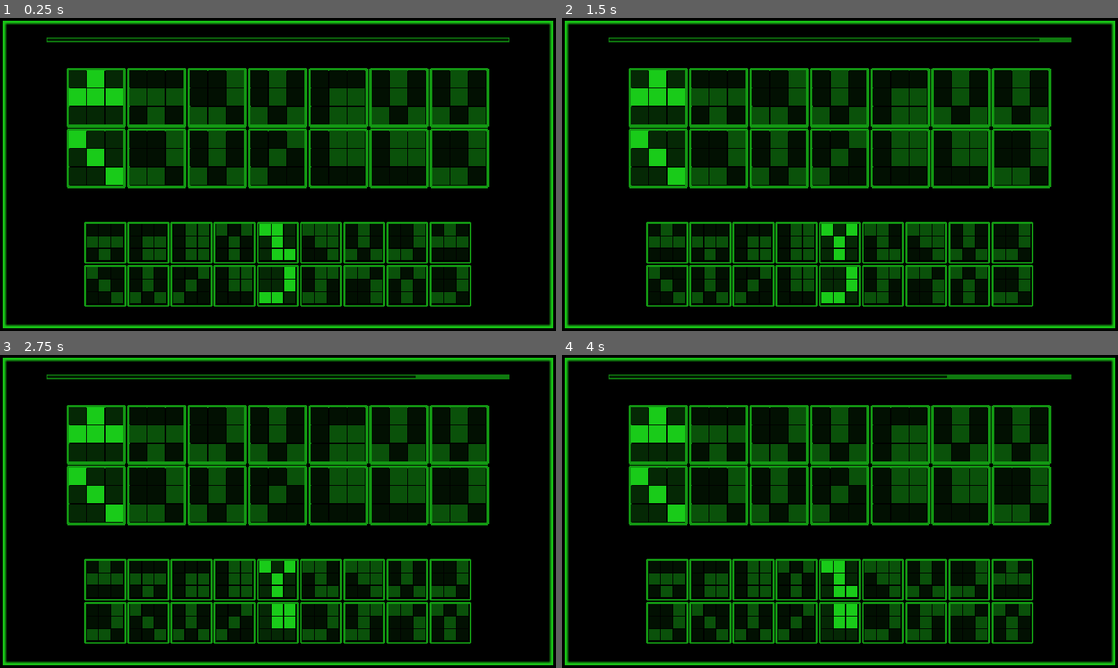
Above: before the commit, frames 1-4 (two rows, left to right).
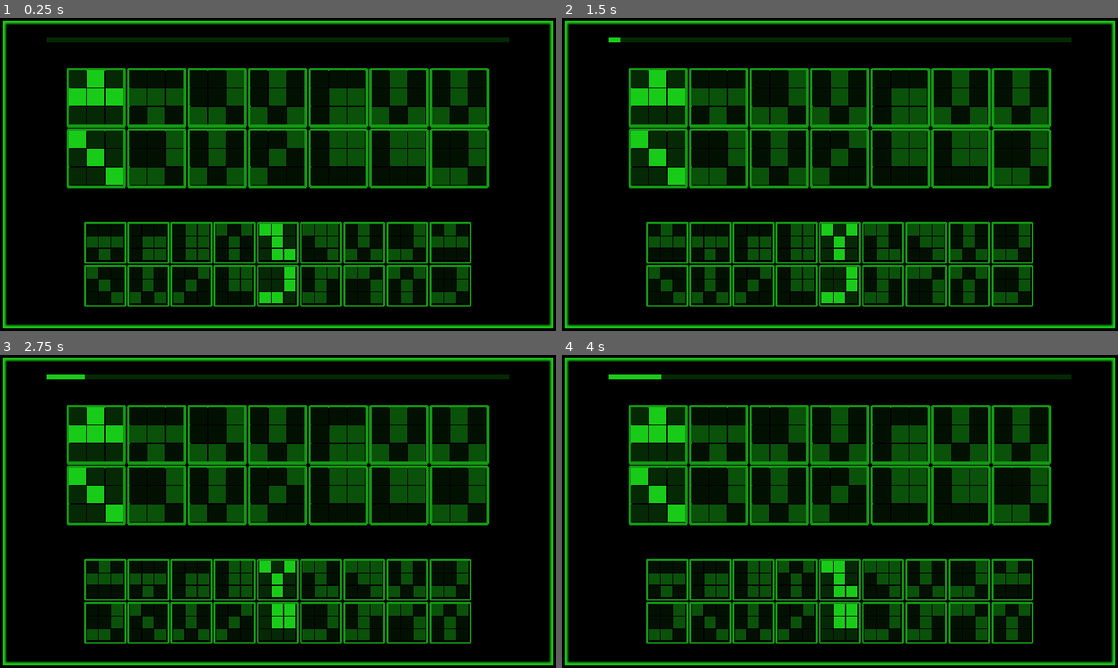
Above: after the commit, the same moments.

Repository: abarichello/gamine
Game: Godot game, scene res://scenes/Main.tscn
The game is run twice, just before and just after one commit, with the same random seed, the same clock (stepped at 60 frames per second) and the same inputs.
Inputs:
- Up to frame 1 (0.25 s): no input
- Up to frame 2 (1.5 s): tap Enter (ui_accept) at 0.5, 0.77, 1.25 s; hold Right (ui_right) 0.53-1.28 s; hold Down (ui_down) from 1.28 s (still down)
- Up to frame 3 (2.75 s): tap Enter (ui_accept) at 1.52, 2 s; release Down (ui_down) at 2.03 s; hold Right (ui_right) from 2.03 s (still down)
- Up to frame 4 (4 s): tap Enter (ui_accept) at 2.75, 3.02, 3.5, 3.77 s; release Right (ui_right) at 2.78 s; hold Up (ui_up) 2.78-3.53 s; hold Left (ui_left) from 3.53 s (still down)

The runs differ from the first frame. In frame 1, 0.7% of the frame differs, in the area x 8-92%, y 6-8%; in frame 2, 0.8%; in frame 3, 0.9%; in frame 4, 1.0%.

Commit message:
Flip Timeleft bar

Diff:
--- a/game/scenes/Game.tscn
+++ b/game/scenes/Game.tscn
@@ -1,15 +1,15 @@
-[gd_scene load_steps=4 format=2]
+[gd_scene load_steps=5 format=2]
 
 [ext_resource path="res://scripts/Game.gd" type="Script" id=1]
 [ext_resource path="res://scenes/Data.tscn" type="PackedScene" id=2]
 
-[sub_resource type="StyleBoxFlat" id=1]
+[sub_resource type="StyleBoxFlat" id=2]
 
 content_margin_left = -1.0
 content_margin_right = -1.0
 content_margin_top = -1.0
 content_margin_bottom = -1.0
-bg_color = Color( 0.6, 0.6, 0.6, 1 )
+bg_color = Color( 0.199219, 0.199219, 0.199219, 1 )
 draw_center = true
 border_width_left = 0
 border_width_top = 0
@@ -31,7 +31,35 @@
 anti_aliasing = true
 anti_aliasing_size = 1
 
-[node name="Game" type="Control"]
+[sub_resource type="StyleBoxFlat" id=1]
+
+content_margin_left = -1.0
+content_margin_right = -1.0
+content_margin_top = -1.0
+content_margin_bottom = -1.0
+bg_color = Color( 1, 1, 1, 1 )
+draw_center = true
+border_width_left = 0
+border_width_top = 0
+border_width_right = 0
+border_width_bottom = 0
+border_color = Color( 0.8, 0.8, 0.8, 1 )
+border_blend = false
+corner_radius_top_left = 0
+corner_radius_top_right = 0
+corner_radius_bottom_right = 0
+corner_radius_bottom_left = 0
+corner_detail = 8
+expand_margin_left = 0.0
+expand_margin_right = 0.0
+expand_margin_top = 0.0
+expand_margin_bottom = 0.0
+shadow_color = Color( 0, 0, 0, 0.6 )
+shadow_size = 0
+anti_aliasing = true
+anti_aliasing_size = 1
+
+[node name="Game" type="Control" index="0"]
 
 anchor_left = 0.0
 anchor_top = 0.0
@@ -43,8 +71,8 @@
 rect_clip_content = false
 mouse_filter = 0
 mouse_default_cursor_shape = 0
-size_flags_horizontal = 1
-size_flags_vertical = 1
+size_flags_horizontal = 0
+size_flags_vertical = 0
 script = ExtResource( 1 )
 _sections_unfolded = [ "Anchor", "Focus", "Grow Direction", "Hint", "Margin", "Material", "Mouse", "Pause", "Rect", "Size Flags", "Theme", "Transform", "Visibility", "Z Index" ]
 
@@ -63,8 +91,8 @@
 rect_clip_content = false
 mouse_filter = 1
 mouse_default_cursor_shape = 0
-size_flags_horizontal = 1
-size_flags_vertical = 1
+size_flags_horizontal = 0
+size_flags_vertical = 0
 use_top_left = false
 _sections_unfolded = [ "Anchor", "Focus", "Grow Direction", "Hint", "Margin", "Material", "Mouse", "Pause", "Rect", "Size Flags", "Theme", "Visibility", "custom_constants" ]
 
@@ -79,19 +107,20 @@
 margin_right = 1760.0
 margin_bottom = 83.0
 rect_min_size = Vector2( 1600, 16 )
-rect_pivot_offset = Vector2( 0, 0 )
+rect_pivot_offset = Vector2( 800, 8 )
 rect_clip_content = false
 mouse_filter = 0
 mouse_default_cursor_shape = 0
-size_flags_horizontal = 2
-size_flags_vertical = 0
+size_flags_horizontal = 0
+size_flags_vertical = 0
+custom_styles/fg = SubResource( 2 )
 custom_styles/bg = SubResource( 1 )
 min_value = 0.0
 max_value = 15.0
 step = 1.0
 page = 0.0
-value = 0.0
-exp_edit = false
+value = 7.0
+exp_edit = true
 rounded = false
 percent_visible = false
 _sections_unfolded = [ "Anchor", "Focus", "Grow Direction", "Hint", "Margin", "Material", "Mouse", "Pause", "Percent", "Rect", "Size Flags", "Theme", "Visibility", "custom_colors", "custom_fonts", "custom_styles" ]
@@ -153,8 +182,8 @@
 rect_clip_content = false
 mouse_filter = 1
 mouse_default_cursor_shape = 0
-size_flags_horizontal = 1
-size_flags_vertical = 1
+size_flags_horizontal = 0
+size_flags_vertical = 0
 use_top_left = false
 _sections_unfolded = [ "Anchor", "Focus", "Grow Direction", "Hint", "Margin", "Material", "Mouse", "Pause", "Rect", "Size Flags", "Theme", "Visibility", "custom_constants" ]
 
--- a/game/scenes/Main.tscn
+++ b/game/scenes/Main.tscn
@@ -14,7 +14,7 @@
 font_data = ExtResource( 3 )
 _sections_unfolded = [ "Extra Spacing", "Font", "Font/fallback", "Resource", "Settings" ]
 
-[node name="Main" type="Control" index="0"]
+[node name="Main" type="Control"]
 
 anchor_left = 0.0
 anchor_top = 0.0
--- a/game/scripts/Game.gd
+++ b/game/scripts/Game.gd
@@ -11,6 +11,7 @@
 
 func _process(delta):
     $"1/ProgressBar".value = float($Timeleft.time_left)
+    $"1/ProgressBar".rect_rotation = 180
 
 func _input(event):
     if not $Data.dead:
